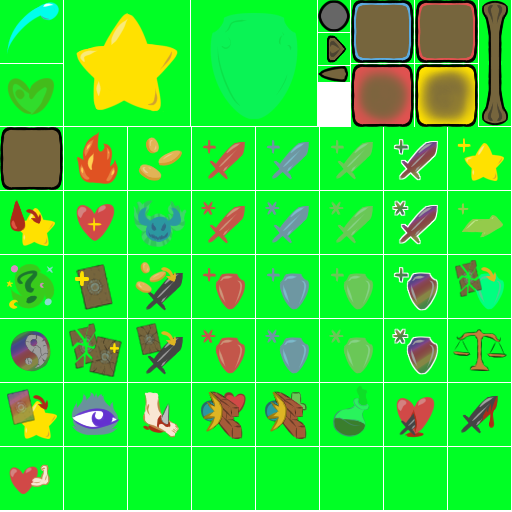
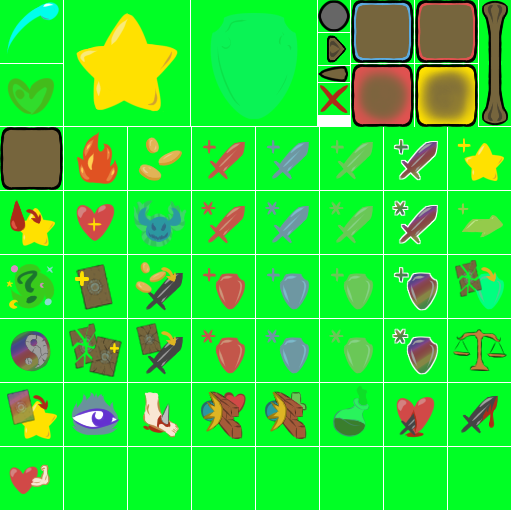
The second 512 x 512 image is a revision of the first. Changes to its layers:
added layer "Calque de dessin 91" above "Copier de statusEffectBG" over [318, 83, 350, 115]
painted on "Calque de dessin 1" over [318, 83, 320, 115]
added layer "Copier de Calque de dessin 5" (2nd of 2, in "greenScreen") in group "greenScreen" over [318, 83, 350, 115]
